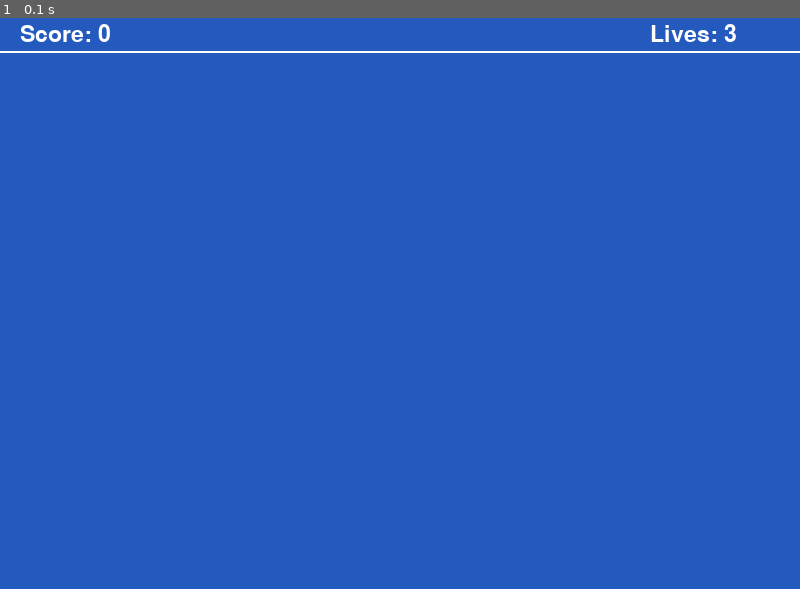
Above: before the commit, frame 1.
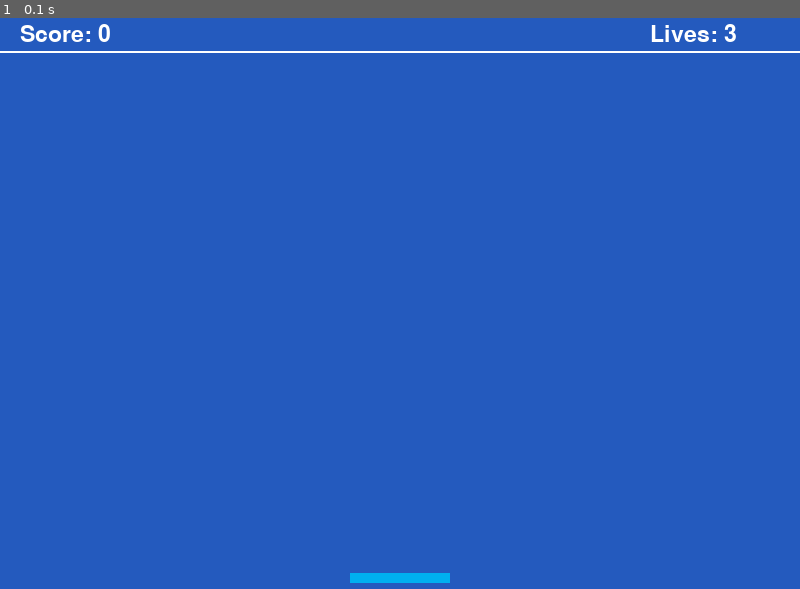
Above: after the commit, the same moment.

Repository: anay09/Simple_Pygame_App
Game: pygame game, started from game.py
Same seed, same stepped clock (60 frames per second), same inputs: the game is played once before the commit and once after it.
Inputs:
- Up to frame 1 (0.1 s): no input

The runs differ from the first frame. In frame 1, 0.2% of the frame differs, in the area x 43-57%, y 97-99%.

Commit message:
Modified game.py to link with paddle.py

Diff:
--- a/game.py
+++ b/game.py
@@ -1,5 +1,7 @@
 # Import the pygame library and initialise the game engine
 import pygame
+# Let's import the Paddle Class
+from paddle import Paddle
 
 pygame.init()
 
@@ -19,6 +21,17 @@
 screen = pygame.display.set_mode(size)
 pygame.display.set_caption("Breakout Game")
 
+# This will be a list that will contain all the sprites we intend to use in our game.
+all_sprites_list = pygame.sprite.Group()
+
+# Create the Paddle
+paddle = Paddle(LIGHTBLUE, 100, 10)
+paddle.rect.x = 350
+paddle.rect.y = 560
+
+# Add the paddle to the list of sprites
+all_sprites_list.add(paddle)
+
 # The loop will carry on until the user exit the game (e.g. clicks the close button).
 carryOn = True
 
@@ -33,6 +46,7 @@
             carryOn = False  # Flag that we are done so we exit this loop
 
     # --- Game logic should go here
+    all_sprites_list.update()
 
     # --- Drawing code should go here
     # First, clear the screen to dark blue.
@@ -46,6 +60,9 @@
     text = font.render("Lives: " + str(lives), 1, WHITE)
     screen.blit(text, (650, 10))
 
+    # Now let's draw all the sprites in one go. (For now we only have 2 sprites!)
+    all_sprites_list.draw(screen)
+
     # --- Go ahead and update the screen with what we've drawn.
     pygame.display.flip()
 
